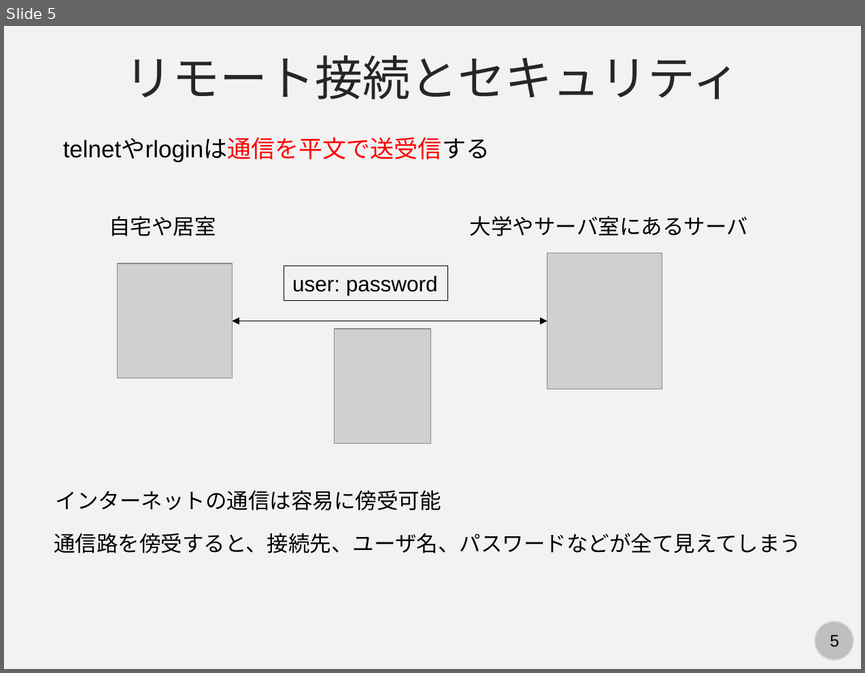
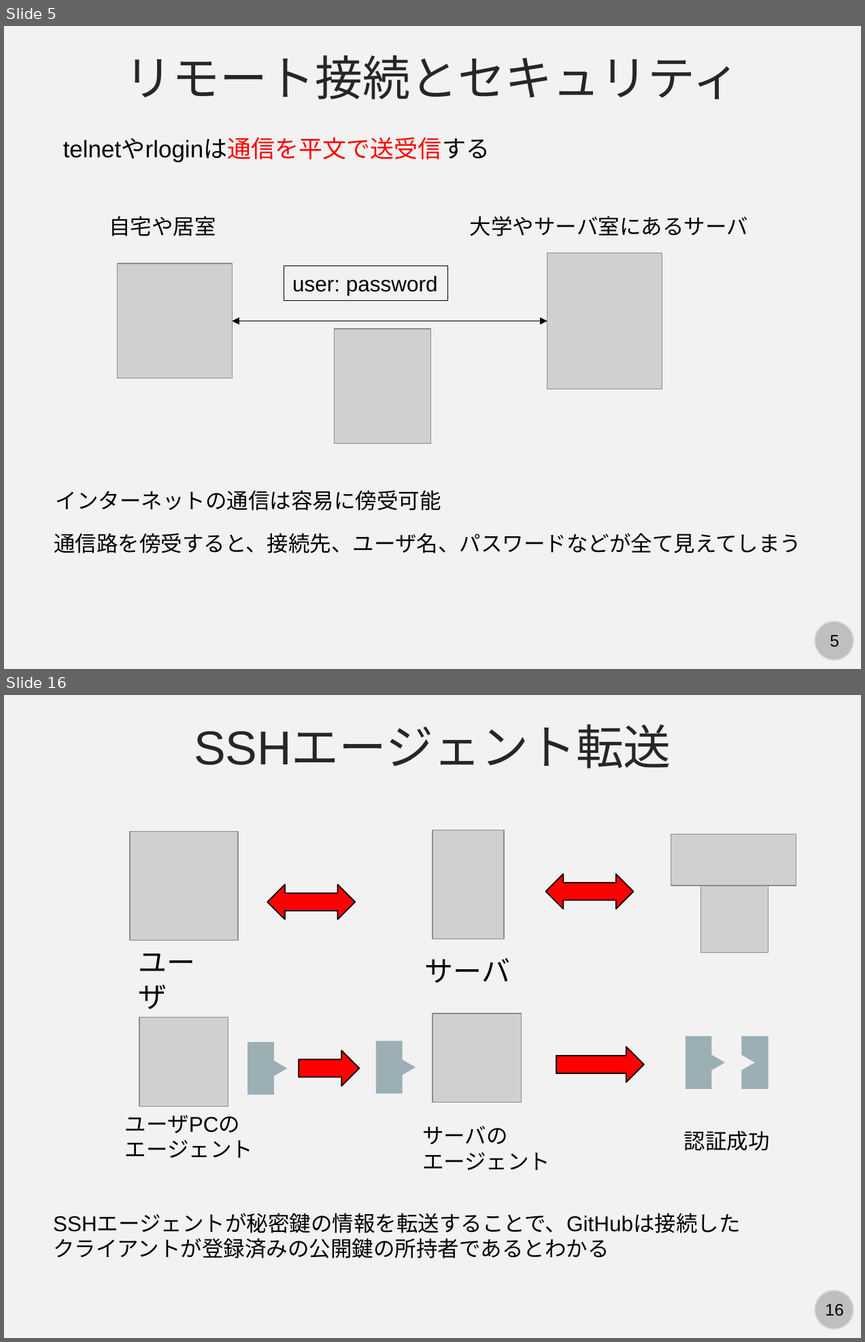
Before and after one commit to kaityo256/lab_startup, a slide deck: ssh/ssh.pptx. Shown one above the other, each under a label of ours: slide 5 before the commit, slides 5 and 16 after it; the slides between them are not shown. The pictures are 865x673 and 865x1342 pixels, drawn with LibreOffice and Linux fonts; fonts in the diff are those of the drawing; grey boxes stand for pictures. Boxes give left, top, right and bottom in pixels: in the first picture for what was removed or moved away, otherwise in the second. Text is boxed around its words. In the diff, an @@ line names an element or a change of style, - is before the commit and + after.

```diff
--- a/ssh/ssh.pptx
+++ b/ssh/ssh.pptx
@@ slide 16 added at <box>4,695,861,1338</box>, background #F2F2F2; not listed: 2 template elements that a slide beside it also shows @@
@@ text added at <box>194,726,671,768</box>, 40 pt, text #262626 @@
+SSHエージェント転送
@@ picture added at <box>130,831,238,940</box> @@
@@ picture added at <box>432,830,504,939</box> @@
@@ picture added at <box>670,834,796,885</box> @@
@@ left right arrow added at <box>545,874,633,909</box>, fill #FF0000, outline #000000 1 pt @@
@@ left right arrow added at <box>267,884,354,919</box>, fill #FF0000, outline #000000 1 pt @@
@@ picture added at <box>700,885,768,953</box> @@
@@ text added at <box>138,953,195,1009</box>, 24 pt, text #000000 @@
+ユーザ
@@ text added at <box>424,957,510,983</box>, 24 pt, text #000000 @@
+サーバ
@@ picture added at <box>139,1017,228,1106</box> @@
@@ picture added at <box>432,1013,521,1102</box> @@
@@ rectangle added at <box>376,1040,402,1093</box>, fill #9BAFB5 @@
@@ rectangle added at <box>685,1036,712,1088</box>, fill #9BAFB5 @@
@@ rectangle added at <box>742,1036,768,1088</box>, fill #9BAFB5 @@
@@ rectangle added at <box>247,1042,274,1094</box>, fill #9BAFB5 @@
@@ triangle added at <box>262,1053,287,1083</box>, fill #9BAFB5 @@
@@ right arrow added at <box>298,1051,360,1087</box>, fill #FF0000, outline #000000 1 pt @@
@@ triangle added at <box>390,1052,415,1082</box>, fill #9BAFB5 @@
@@ right arrow added at <box>555,1047,643,1083</box>, fill #FF0000, outline #000000 1 pt @@
@@ triangle added at <box>699,1047,725,1078</box>, fill #9BAFB5 @@
@@ triangle added at <box>728,1047,755,1077</box>, fill #F2F2F2 @@
@@ text added at <box>125,1115,253,1157</box>, 18 pt, text #000000 @@
+ユーザPCの
+エージェント
@@ text added at <box>422,1125,550,1170</box>, 18 pt, text #000000 @@
+サーバの
+エージェント
@@ text added at <box>684,1130,770,1151</box>, 18 pt, text #000000 @@
+認証成功
@@ text added at <box>53,1214,740,1233</box>, 18 pt, text #000000 @@
+SSHエージェントが秘密鍵の情報を転送することで、GitHubは接続したクライアントが登録済みの公開鍵の所持者であるとわかる
```
Also in this commit, not shown: 1 slide changed, 10 other slides added, 1 slide removed.
